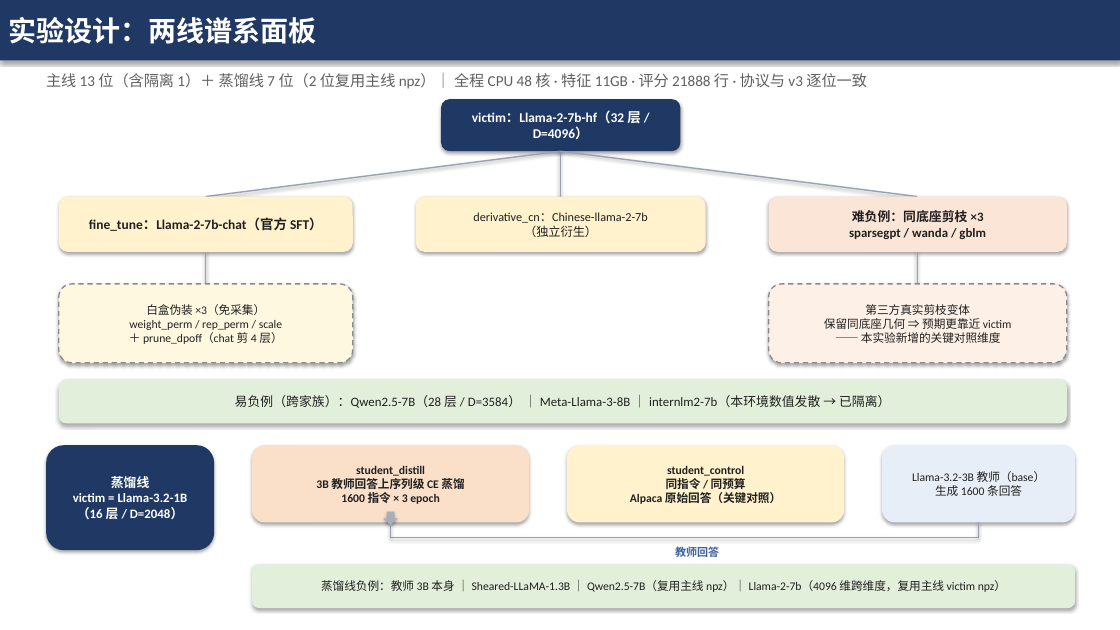
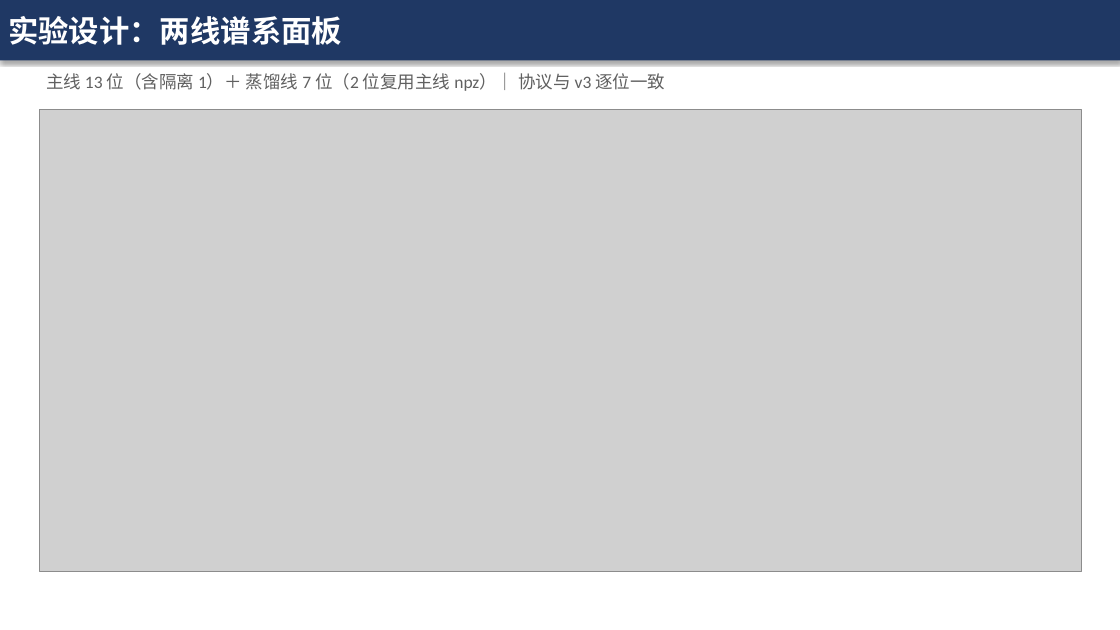
Before and after one commit to kyrie114/DiffIP, a slide deck: slide 5 of llm_migration_v4/汇报_v4_7B规模验证.pptx. Drawn at 1120x630 pixels with LibreOffice and Linux fonts; fonts in the diff are those of the drawing; grey boxes stand for pictures. Boxes give left, top, right and bottom in pixels: in the first picture for what was removed or moved away, otherwise in the second. Text is boxed around its words. In the diff, an @@ line names an element or a change of style, - is before the commit and + after.

Commit message:
v4: 汇报 PPT 重制三张方法/原理图为论文级（matplotlib 300dpi）
- figures.py：图1 方法全流程（配对扰动采样→特征提取→ALS 评分三面板）；图2 ALS 对齐原理（同源/异源特征云散点+高斯椭圆+实测 d̄ 标注）；图3 两线谱系面板（主线谱系树+蒸馏线双臂，全直线布局）
- gen_ppt.py：三页改图片页；全片字号调大（标题 26、正文 19、表格 13.5-14）
- 修复 mathtext \leq/\mathrm{argmin}、\b 转义、图3 连线穿插与文字裁切

```diff
--- a/llm_migration_v4/汇报_v4_7B规模验证.pptx
+++ b/llm_migration_v4/汇报_v4_7B规模验证.pptx
@@ rectangle "实验设计：两线谱系面板" at [0, 0, 1120, 60]: size 24 to 26 pt @@
@@ text at [46, 73, 665, 91]: text changed; size 13 to 15 pt @@
-主线 13 位（含隔离 1）＋ 蒸馏线 7 位（2 位复用主线 npz）｜ 全程 CPU 48 核 · 特征 11GB · 评分 21888 行 · 协议与 v3 逐位一致
+主线 13 位（含隔离 1）＋ 蒸馏线 7 位（2 位复用主线 npz）｜ 协议与 v3 逐位一致
@@ picture added at [39, 109, 1081, 571] @@
@@ rounded rectangle removed at [441, 99, 681, 151] @@
-victim：Llama-2-7b-hf（32 层 / D=4096）
@@ line removed from (560, 151) to (206, 197) @@
@@ line removed from (560, 151) to (560, 197) @@
@@ line removed from (560, 151) to (918, 197) @@
@@ rounded rectangle removed at [59, 197, 353, 252] @@
-fine_tune：Llama-2-7b-chat（官方 SFT）
@@ rounded rectangle removed at [416, 197, 706, 252] @@
-derivative_cn：Chinese-llama-2-7b
-（独立衍生）
@@ rounded rectangle removed at [769, 197, 1067, 252] @@
-难负例：同底座剪枝 ×3
-sparsegpt / wanda / gblm
@@ line removed from (206, 252) to (206, 284) @@
@@ line removed from (918, 252) to (918, 284) @@
@@ rounded rectangle removed at [59, 284, 353, 363] @@
-白盒伪装 ×3（免采集）
-weight_perm / rep_perm / scale
-＋ prune_dpoff（chat 剪 4 层）
@@ rounded rectangle removed at [769, 284, 1067, 363] @@
-第三方真实剪枝变体
-保留同底座几何 ⇒ 预期更靠近 victim
-—— 本实验新增的关键对照维度
@@ rounded rectangle removed at [59, 380, 1067, 423] @@
-易负例（跨家族）：Qwen2.5-7B（28 层 / D=3584） ｜ Meta-Llama-3-8B ｜ internlm2-7b（本环境数值发散 → 已隔离）
@@ rounded rectangle removed at [46, 445, 214, 550] @@
-蒸馏线
-victim = Llama-3.2-1B
-（16 层 / D=2048）
@@ rounded rectangle removed at [252, 445, 529, 523] @@
-student_distill
-3B 教师回答上序列级 CE 蒸馏
-1600 指令 × 3 epoch
@@ rounded rectangle removed at [567, 445, 844, 523] @@
-student_control
-同指令 / 同预算
-Alpaca 原始回答（关键对照）
@@ rounded rectangle removed at [882, 445, 1075, 523] @@
-Llama-3.2-3B 教师（base）
-生成 1600 条回答
@@ down arrow removed at [383, 512, 398, 525] @@
@@ line removed from (979, 538) to (391, 538) @@
@@ line removed from (391, 538) to (391, 526) @@
@@ line removed from (979, 523) to (979, 538) @@
@@ rounded rectangle removed at [252, 565, 1075, 608] @@
-蒸馏线负例：教师 3B 本身 ｜ Sheared-LLaMA-1.3B ｜ Qwen2.5-7B（复用主线 npz）｜ Llama-2-7b（4096 维跨维度，复用主线 victim npz）
@@ text removed at [675, 544, 719, 559] @@
-教师回答
```
Also in this commit, not shown: 11 other slides changed, 5 other files.
